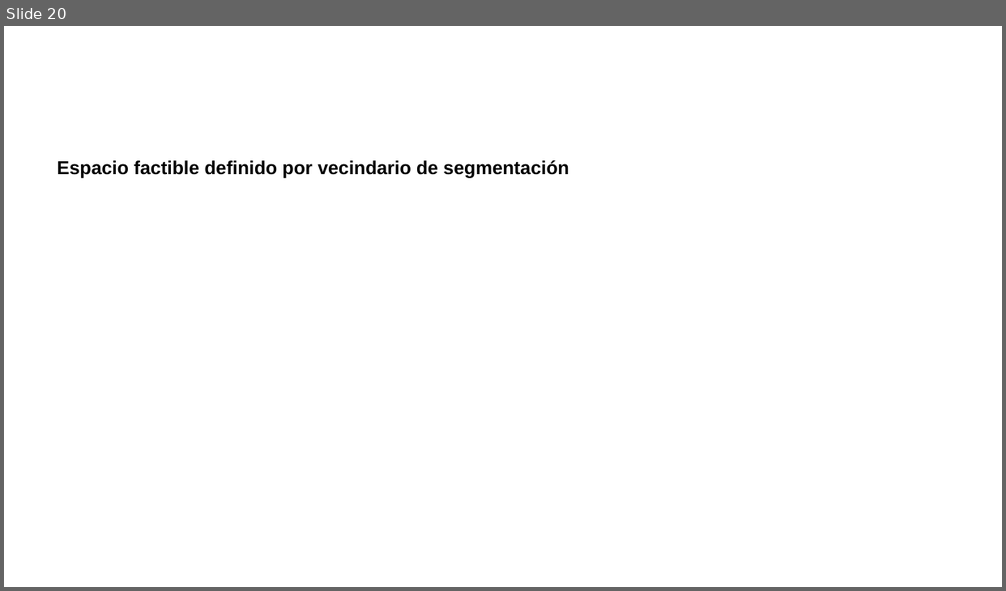
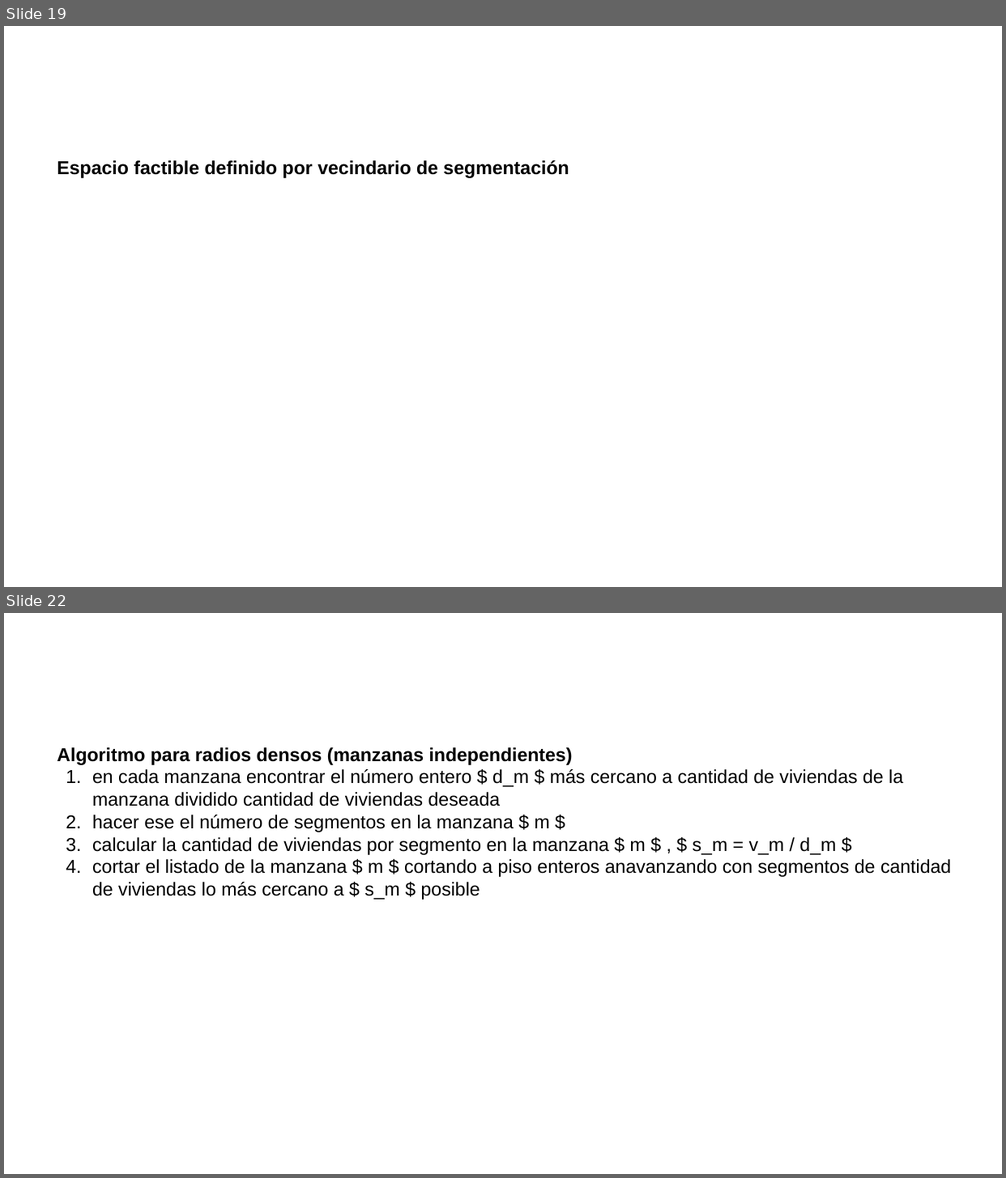
Before and after one commit to neptuso/Charlas, a slide deck: IDERA/segmentos.censo2022.pptx. Shown one above the other, each under a label of ours: slide 20 before the commit, slides 19 and 22 after it; the slides between them are not shown. The pictures are 1006x591 and 1006x1178 pixels, drawn with LibreOffice and Linux fonts; fonts in the diff are those of the drawing; background and template pictures are left out. Boxes give left, top, right and bottom in pixels: in the first picture for what was removed or moved away, otherwise in the second. Text is boxed around its words. In the diff, an @@ line names an element or a change of style, - is before the commit and + after.

```diff
--- a/IDERA/segmentos.censo2022.pptx
+++ b/IDERA/segmentos.censo2022.pptx
@@ slide 22 added at (x1=4, y1=613, x2=1002, y2=1174), background picture (left out) @@
@@ text added at (x1=57, y1=747, x2=951, y2=900), 18 pt, text #000000 @@
+Algoritmo para radios densos (manzanas independientes)
+1. en cada manzana encontrar el número entero $ d_m $ más cercano a cantidad de viviendas de la manzana dividido cantidad de viviendas deseada
+2. hacer ese el número de segmentos en la manzana $ m $
+3. calcular la cantidad de viviendas por segmento en la manzana $ m $ , $ s_m = v_m / d_m $
+4. cortar el listado de la manzana $ m $ cortando a piso enteros anavanzando con segmentos de cantidad de viviendas lo más cercano a $ s_m $ posible
@@ what was slide 20 is now slide 19 @@
```
Also in this commit, not shown: 3 slides changed, 3 other slides added, 2 slides removed.
